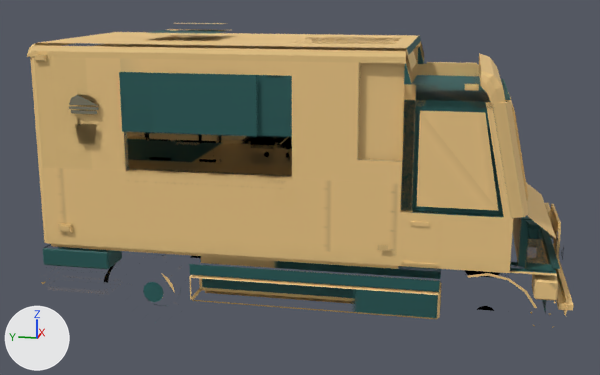
Before and after pictures for a commit that changed the FBX model art/truck/FoodTruck.fbx.
Both versions are drawn from a 50 mm camera at (-9.2, -1.5, 3.71) aimed at (-0.07, 0.32, 1.43). The lights are fixed; the arrows at lower left show +X, +Y and +Z. The older version comes first. Objects named as collision shapes, trigger or cutter boxes, shadow casters or lower levels of detail are left out. Where no turn or scale is listed for an object, it has been applied to the vertices. Vertices at exactly the same position are counted once.

Objects in the first picture: 'Truck_Body', 'Truck_Hatch', 'Truck_Wheel_RR'.
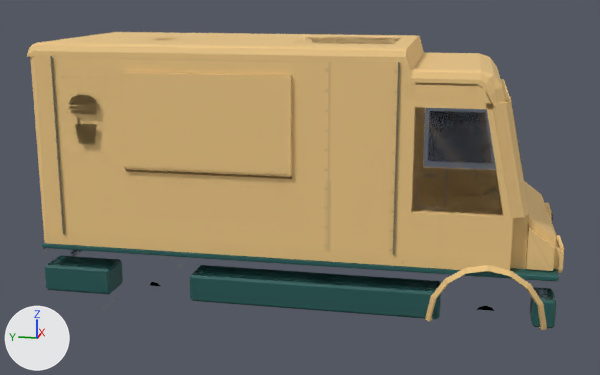
Location of each change, [x1, y1, x2, y2] in pixels of the pictures (600 x 375 px):
'Truck_Body', reshaped
    before: [27, 23, 574, 328]
    after: [27, 32, 564, 330]
part 1 of me_truck_hatch_mesh_002, surface changed (cyan to brown)
    before: [119, 72, 292, 137]
    after: [119, 72, 292, 177]
part 2 of me_truck_wheel_rr_mesh_002, surface changed
    before: [143, 273, 175, 305]
part 3 of me_truck_body_mesh_002, rebuilt (not visible afterwards)
    before: [128, 160, 292, 175]
part 4 of me_truck_body_mesh_002, deleted (brown)
    before: [149, 133, 289, 144]
part 5 of me_truck_body_mesh_002, built on
    before: [127, 136, 292, 175]
part 6 of me_truck_body_mesh_002, surface changed
    before: [31, 23, 574, 328]
    after: [31, 36, 564, 330]

Edits to the bpy script that builds the scene:
```text
Change me_truck_wheel_rr_mesh_002:
    where me_truck_wheel_rr_mesh_002.from_pydata(...)  # 208 vertices, 400 faces; spans x -0.115..0.115, y -0.38..0.38, z -0.38..0.38
    used by ob_truck_wheel_rr; location = (-0.87, 1.8, 0.38)
    me_truck_wheel_rr_mesh_002 part 2: texture (UV) coordinates of 400 of 400 faces, centred in x -0.115..0.115, y -0.37..0.37, z -0.37..0.37, changed; they spanned u 0.0..1.0, v 0.78..0.8 and now span u 0.0..1.0, v 0.77..0.8
Change me_truck_hatch_mesh_002:
    where me_truck_hatch_mesh_002.from_pydata(...)  # 96 vertices, 164 faces; spans x -0.04..0.13, y -0.9..0.9, z -1.02..0.0
    used by ob_truck_hatch; location = (-1.1, 1.1, 2.82)
    me_truck_hatch_mesh_002 part 1: texture (UV) coordinates of 164 of 164 faces, centred in x -0.04..0.13, y -0.9..0.9, z -1.02..0.0, changed; they spanned u 0.0..1.0, v 0.33..0.81 and now span u 0.0..1.0, v 0.36..0.8
Change me_truck_body_mesh_002:
    used by ob_truck_body; location = (0.0, 0.0, 0.0)
    remove me_truck_body_mesh_002.from_pydata(...)  # 3781 vertices, 6492 faces; spans x -1.26..1.25, y -2.65..3.15, z 0.2..3.25
    add me_truck_body_mesh_002.from_pydata(...)  # 3693 vertices, 6328 faces; spans x -1.26..1.25, y -2.65..3.15, z 0.2..3.25
    me_truck_body_mesh_002 part 3: the loose piece of 8 vertices spanning x -0.42..0.93, y -0.68..2.78, z 0.94..1.65 is rebuilt with 20 vertices and now spans x 0.4..1.0, y -0.88..2.12, z 0.94..1.75
    me_truck_body_mesh_002 part 4: 43 loose pieces with 448 vertices, spanning x -0.8..0.93, y -0.3..2.58, z 1.75..2.81, are deleted
    me_truck_body_mesh_002 part 5: 24 vertices removed from x -0.81..0.99, y -0.8..2.85, z 1.65..2.94; 140 vertices added at x -1.02..1.02, y -0.88..2.94, z 0.94..2.92
    me_truck_body_mesh_002 part 6: 5668 kept faces spanning x -1.26..1.25, y -2.65..3.15, z 0.2..3.25 get new texture (UV) coordinates
    other edits to the shape of me_truck_body_mesh_002 do not show in these pictures
```
